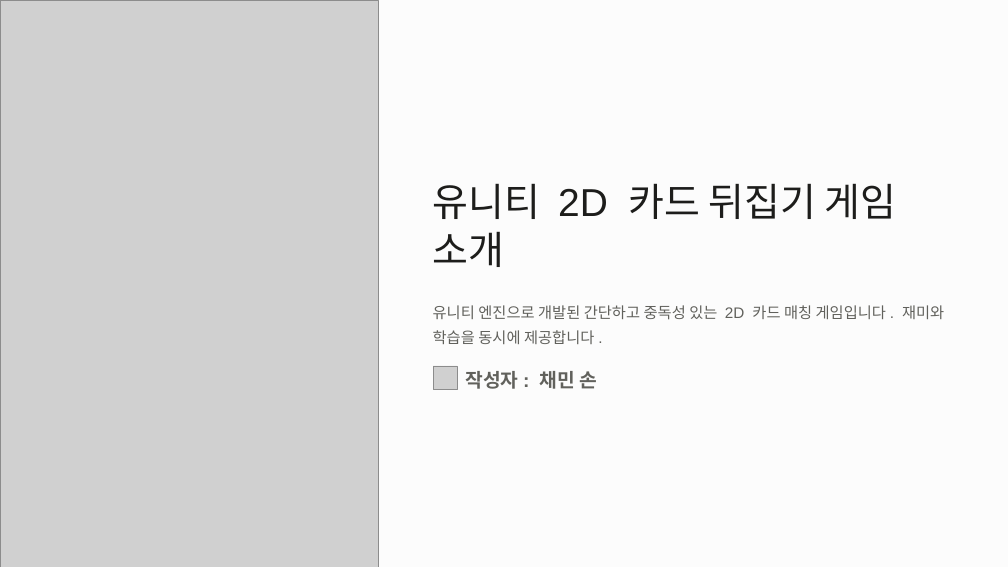
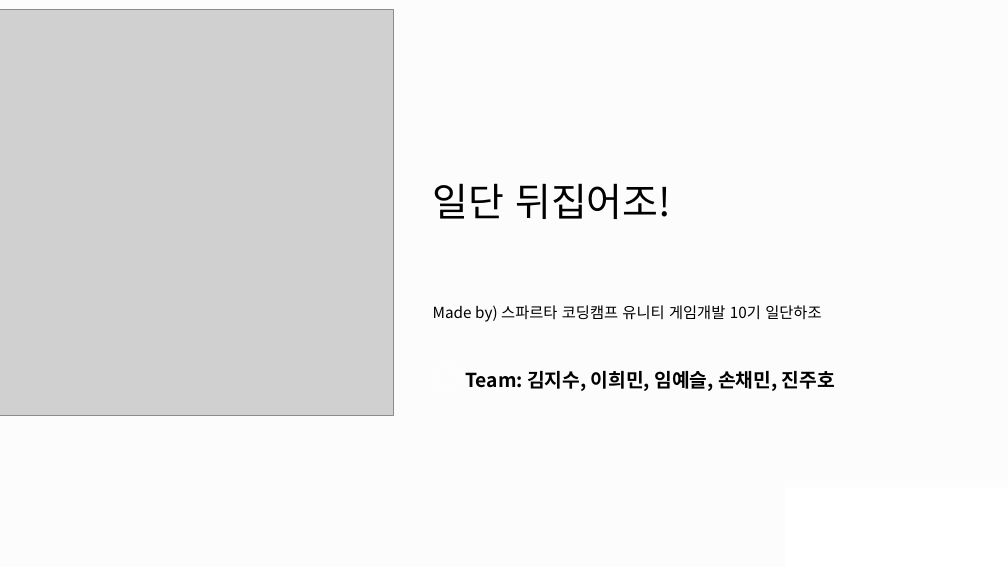
Before and after one commit to Jisooking/sparta_class10-1_git, a slide deck: slide 1 of 2D (2).pptx. Drawn at 1008x567 pixels with LibreOffice and Linux fonts; fonts in the diff are those of the drawing; grey boxes stand for pictures; background and template pictures are left out. Boxes give left, top, right and bottom in pixels: in the first picture for what was removed or moved away, otherwise in the second. Text is boxed around its words. In the diff, an @@ line names an element or a change of style, - is before the commit and + after.

```diff
--- a/2D (2).pptx
+++ b/2D (2).pptx
@@ picture: place and size @@
-picture at [0,0,378,567]
+picture at [0,9,393,416]
@@ text at [433,183,671,219]: text changed; font Arial to Noto Sans CJK KR; text colour #1D1D1B to #000000 @@
-유니티 2D 카드 뒤집기 게임 소개
+일단 뒤집어조!
@@ text at [433,305,821,322]: text changed; font Arial to Noto Sans CJK KR; text colour #61615C to #000000 @@
-유니티 엔진으로 개발된 간단하고 중독성 있는 2D 카드 매칭 게임입니다. 재미와 학습을 동시에 제공합니다.
+Made by) 스파르타 코딩캠프 유니티 게임개발 10기 일단하조
@@ picture removed at [433,366,457,390] @@
@@ text at [465,371,835,391]: text changed; font Arial to Noto Sans CJK KR; text colour #61615C to #000000 @@
-작성자: 채민 손
+Team: 김지수, 이희민, 임예슬, 손채민, 진주호
```
Also in this commit, not shown: 3 other slides changed, 5 slides added, 4 slides removed.
